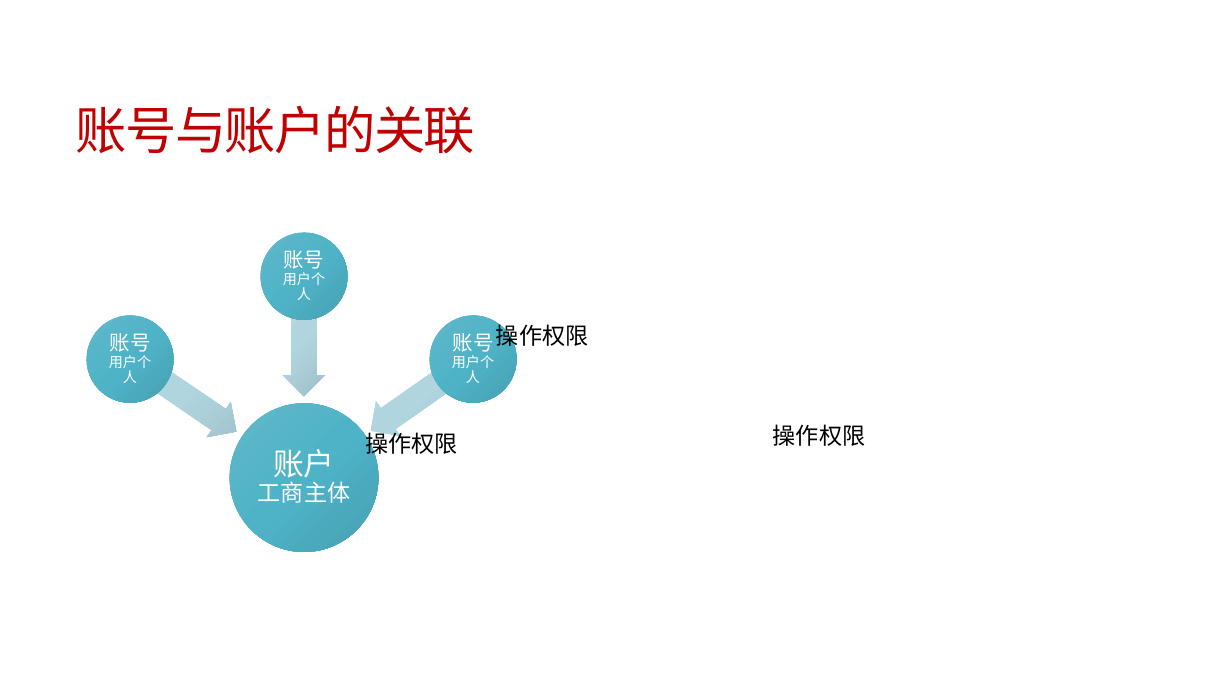
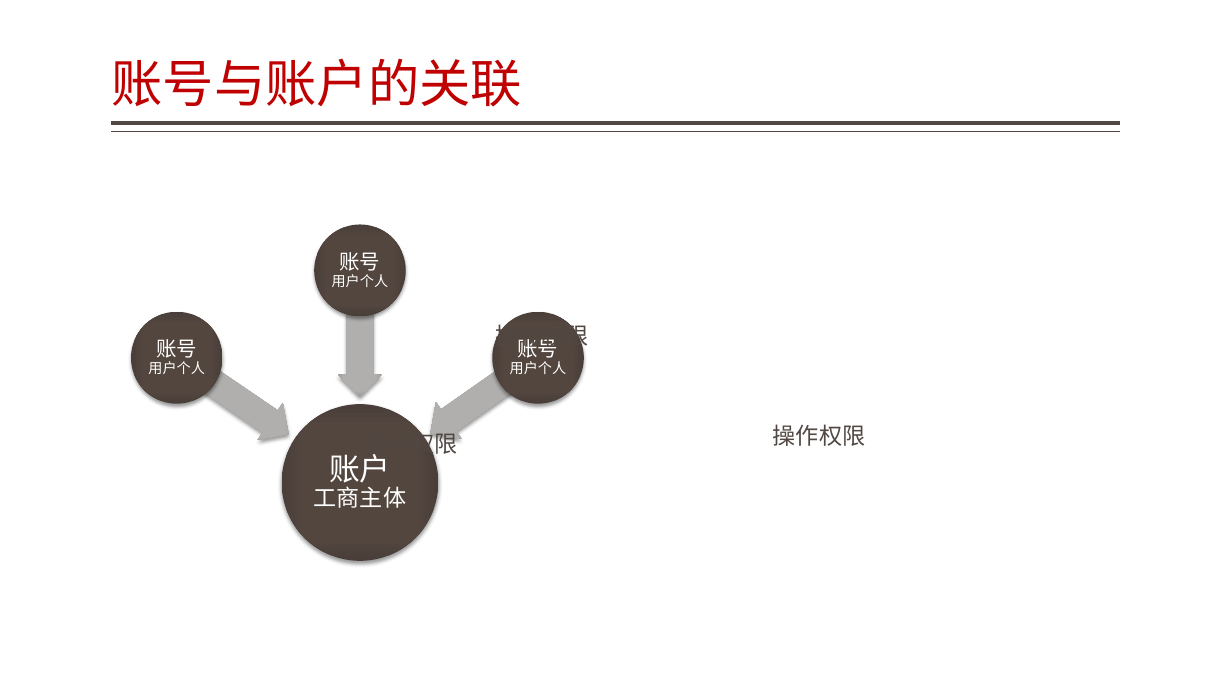
Before and after one commit to jzgi/chainsmart, a slide deck: slide 19 of Docs/品链供销平台.pptx. Drawn at 1232x693 pixels with LibreOffice and Linux fonts; fonts in the diff are those of the drawing. Boxes give left, top, right and bottom in pixels: in the first picture for what was removed or moved away, otherwise in the second. Text is boxed around its words. In the diff, an @@ line names an element or a change of style, - is before the commit and + after.

```diff
--- a/Docs/品链供销平台.pptx
+++ b/Docs/品链供销平台.pptx
@@ title "账号与账户的关联": place and size @@
-title "账号与账户的关联" at <box>76,106,476,154</box>
+title "账号与账户的关联" at <box>112,59,522,107</box>
@@ title "账号与账户的关联" at <box>112,59,522,107</box>: letter spacing -1.2 to 0 pt; line spacing 0.85 to 0.9; vertical alignment middle to bottom @@
@@ line added from (1121, 123) to (112, 123), #514843 3 pt @@
@@ line added from (1121, 132) to (112, 132), #514843 1 pt @@
@@ ellipse: place and size @@
-ellipse at <box>261,233,348,320</box>
+ellipse at <box>314,225,406,316</box>
@@ text "账号 用户个人" rewrapped from <box>283,250,325,300</box> to <box>332,252,389,287</box> @@
@@ left arrow: place and size @@
-left arrow at <box>283,276,325,396</box>
+left arrow at <box>338,270,382,397</box>
@@ ellipse: place and size @@
-ellipse at <box>87,315,174,402</box>
+ellipse at <box>131,311,223,403</box>
@@ text "账号 用户个人" rewrapped from <box>109,333,151,383</box> to <box>148,339,205,374</box> @@
@@ fill gradient #61B9CB to #50B4C8 to #48A2B4 to gradient #544740 to #534740 to #4A3F39; shadow on in 4 elements at <box>131,311,223,403</box>, <box>282,404,439,561</box>, <box>314,225,406,316</box>, <box>493,311,584,403</box> @@
@@ ellipse: place and size @@
-ellipse at <box>430,315,517,402</box>
+ellipse at <box>493,311,584,403</box>
@@ text "账号 用户个人" rewrapped from <box>452,333,494,383</box> to <box>510,339,567,374</box> @@
@@ left arrow: place and size @@
-left arrow at <box>118,342,249,449</box>
+left arrow at <box>165,339,302,452</box>
@@ fill gradient #BBDBE3 to #B3D6E0 to #A0C1CA to gradient #B3B1B0 to #B2AFAE to #9E9C9B; shadow on in 3 elements at <box>165,339,302,452</box>, <box>338,270,382,397</box>, <box>418,340,551,451</box> @@
@@ left arrow: place and size @@
-left arrow at <box>359,341,485,448</box>
+left arrow at <box>418,340,551,451</box>
@@ ellipse: place and size @@
-ellipse at <box>229,403,378,552</box>
+ellipse at <box>282,404,439,561</box>
@@ text colour #000000 to #514843 in 3 elements at <box>365,429,457,458</box>, <box>496,320,588,349</box>, <box>773,424,865,446</box> @@
@@ text "账户 工商主体": place and size @@
-text "账户 工商主体" at <box>258,449,350,503</box>
+text "账户 工商主体" at <box>314,454,406,508</box>
```
Also in this commit, not shown: 24 other slides changed, 2 slides added, 11 other files.
